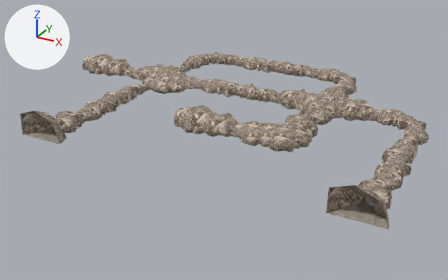
One commit to the FBX model Sample/Sample_14/Game/Assets/modelData/bg/background.FBX: the scene before it, then after it.
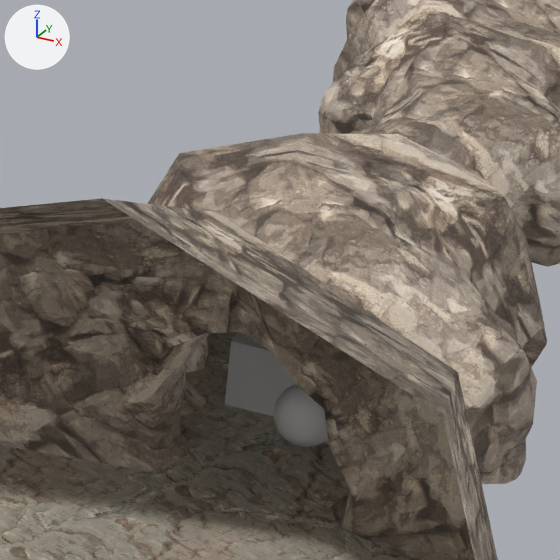
There are two pictures of each version: one whole from a camera (50 mm lens) standing at (58.0, -234.0, 133.0) and looking at (-107.0, 66.0, -17.0), one close up on the part from 77% to 88% of the width and 60% to 77% of the height. Arrows for +X, +Y and +Z are at upper left; the lights stay in place. Where no turn or scale is listed for an object, it has been applied to the vertices.

Names of what the first close-up shows: 'Box001', 'Caves_E_floor', 'Caves_E_wall', 'Caves_I_wall', 'Sphere001'.
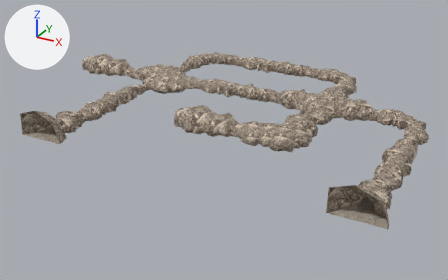
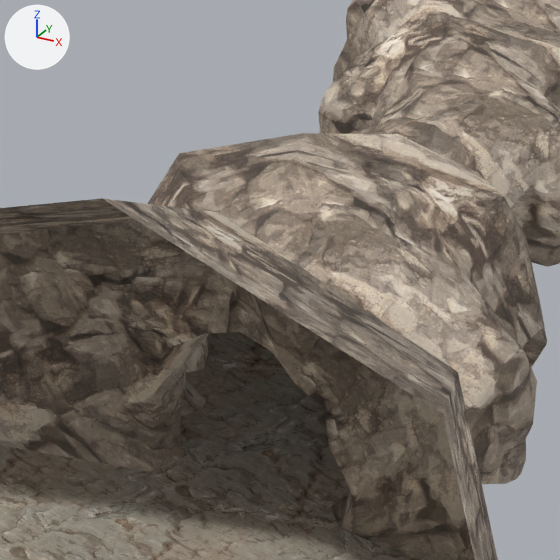
Edits to the scene script, one JSON object a line:
```json
{"op": "remove", "block": "ob_box001", "code": ["ob_box001 = bpy.data.objects.new('Box001', me_mesh_029)", "ob_box001.location = (-0.85, 3.34, 0.0)"]}
{"op": "remove", "block": "ob_sphere001", "code": ["ob_sphere001 = bpy.data.objects.new('Sphere001', me_mesh_031)", "ob_sphere001.location = (1.74, -1.69, 2.3)"]}
```

Location of each change, [x1, y1, x2, y2] in pixels of the close-ups (560 x 560 px):
```json
{"object": "Box001", "change": "deleted", "before": [225, 332, 296, 416]}
{"object": "Sphere001", "change": "deleted", "before": [273, 385, 328, 447]}
```
